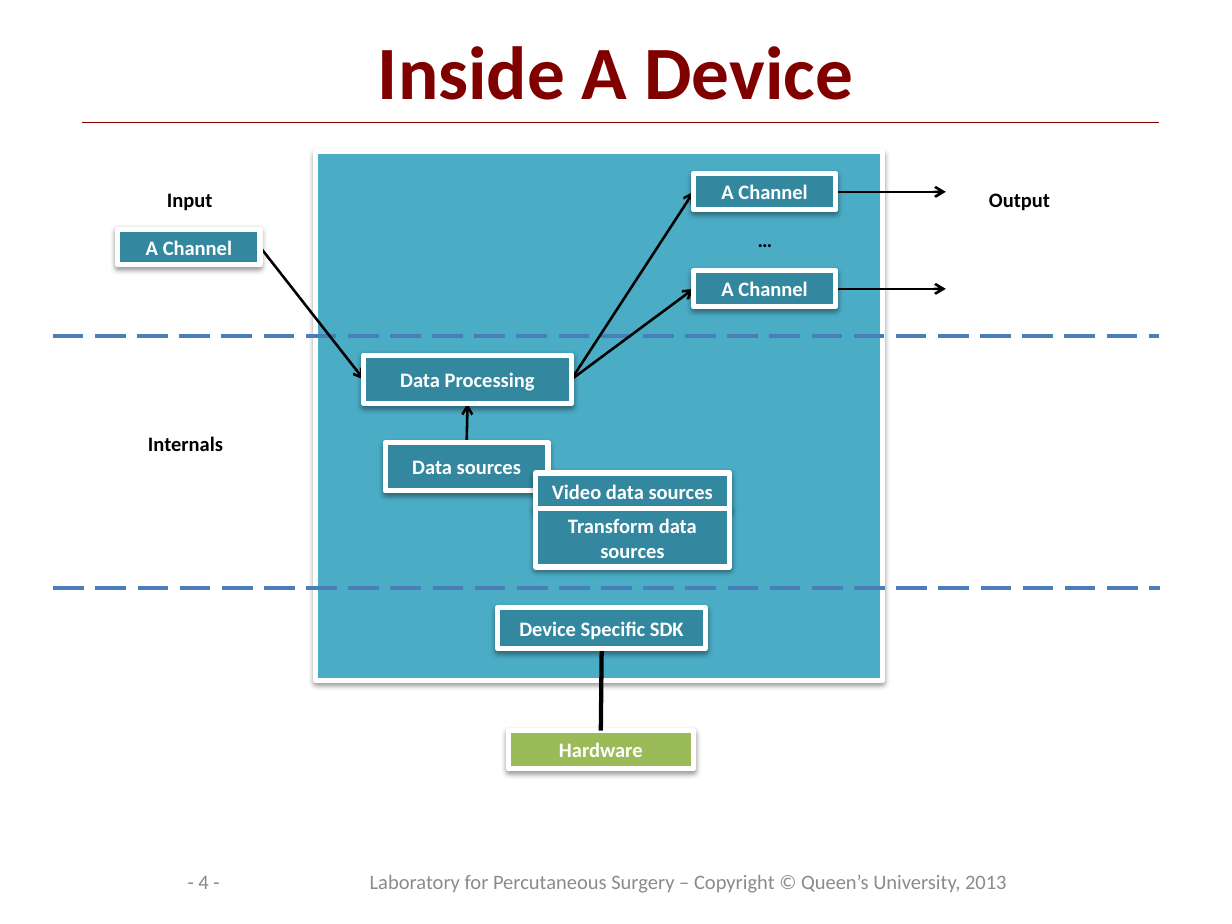
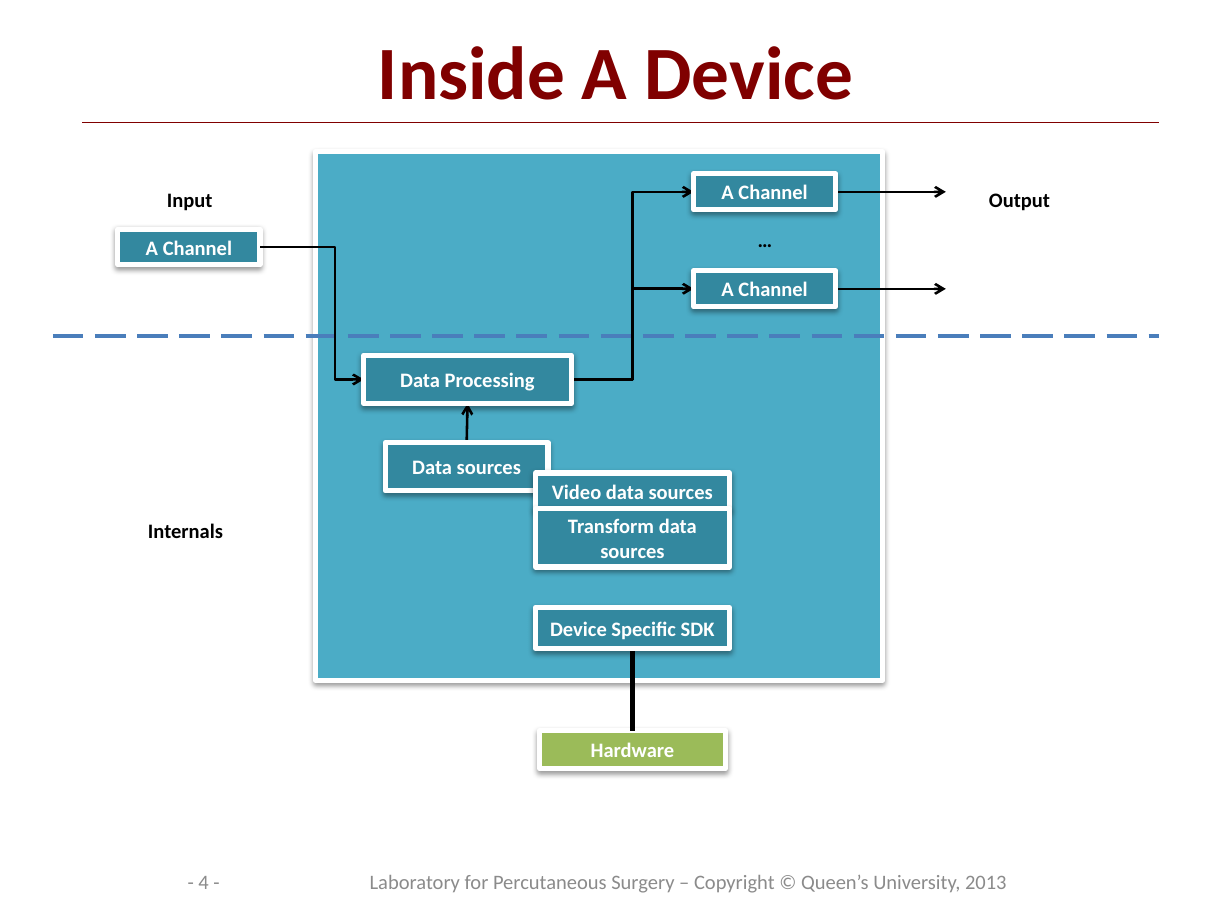
Before and after one commit to PlusToolkit/PlusDoc, a slide deck: slide 4 of overview/PlusArchitectureOverview.pptx. Drawn at 1232x924 pixels with LibreOffice and Linux fonts; fonts in the diff are those of the drawing; background and template pictures are left out. Boxes give left, top, right and bottom in pixels: in the first picture for what was removed or moved away, otherwise in the second. Text is boxed around its words. In the diff, an @@ line names an element or a change of style, - is before the commit and + after.

Commit message:
re #712 changes to arch doc

```diff
--- a/overview/PlusArchitectureOverview.pptx
+++ b/overview/PlusArchitectureOverview.pptx
@@ arrow (572, 379) - (694, 192): arrow to elbow arrow; route changed @@
@@ arrow (260, 248) - (363, 379): arrow to elbow arrow; route changed @@
@@ arrow (572, 379) - (694, 288): arrow to elbow arrow; route changed @@
@@ text "Internals" moved from (x1=148, y1=436, x2=223, y2=451) to (x1=148, y1=523, x2=223, y2=538) @@
@@ line removed from (53, 588) to (1159, 588) @@
@@ rectangle "Device Specific SDK" resized from (x1=498, y1=607, x2=706, y2=648) to (x1=536, y1=607, x2=729, y2=648) @@
@@ line moved from (601, 648) - (601, 731) to (632, 648) - (632, 731) @@
@@ rectangle "Hardware" moved from (x1=508, y1=731, x2=694, y2=769) to (x1=540, y1=731, x2=726, y2=769) @@
```
